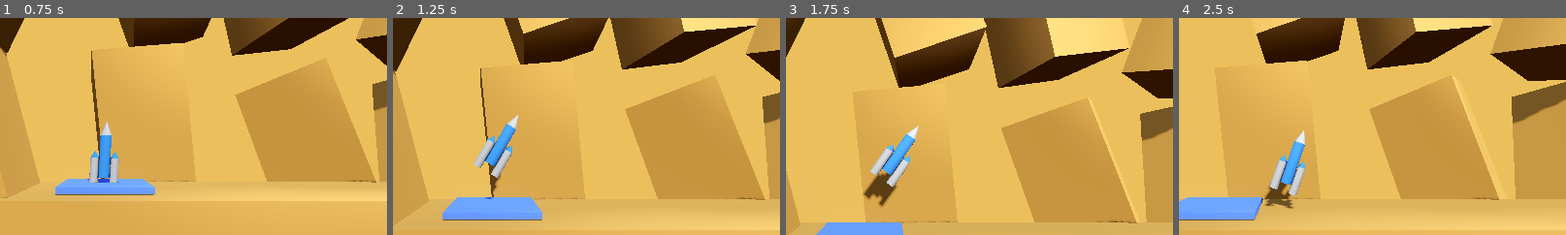
Above: before the commit, frames 1-4 (left to right).
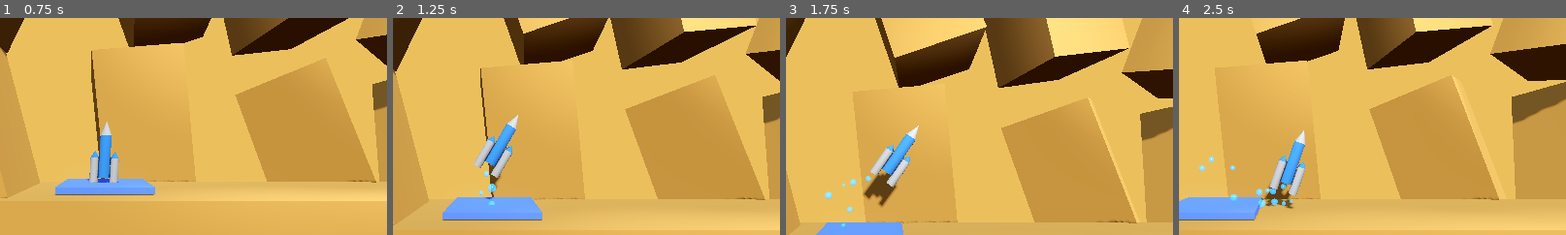
Above: after the commit, the same moments.

Repository: OutwardLightStudio/nexus
Game: Godot game, scene res://levels/level.tscn
The game is run twice, just before and just after one commit, with the same random seed, the same clock (stepped at 60 frames per second) and the same inputs.
Inputs:
- Up to frame 1 (0.75 s): tap Enter at 0.5 s; hold D (rotate_right) from 0.53 s (still down); hold Space (boost) from 0.53 s (still down)
- Up to frame 2 (1.25 s): keep holding D (rotate_right); keep holding Space (boost)
- Up to frame 3 (1.75 s): release D (rotate_right) at 1.28 s; release Space (boost) at 1.28 s; hold A (rotate_left) from 1.28 s (still down); tap Space (boost) at 1.35 s
- Up to frame 4 (2.5 s): release A (rotate_left) at 2.03 s; hold D (rotate_right) from 2.03 s (still down); hold Space (boost) from 2.03 s (still down)
The pictures show only the part of the screen within x 36-86%, y 19-69%; the shares and areas given below are measured in that part.

Frame 1 is identical in both runs. In frame 2, 0.1% of the frame differs, in the area x 22-27%, y 70-87%; in frame 3, 0.2%; in frame 4, 0.4%, in the area x 5-30%, y 63-88%.

Commit message:
Add booster bubbles

Diff:
--- /dev/null
+++ b/particles/bubble_particles.tres
@@ -0,0 +1,9 @@
+[gd_resource type="StandardMaterial3D" format=3 uid="uid://cpqrd0jhqcnfe"]
+
+[resource]
+transparency = 1
+albedo_color = Color(0.14902, 0.45098, 0.843137, 0.65098)
+metallic = 0.3
+roughness = 0.2
+emission_enabled = true
+emission = Color(0.205466, 0.6301, 0.987133, 1)
--- a/player.gd
+++ b/player.gd
@@ -46,13 +46,13 @@
 	#rocket = $RocketAudio
 #}
 #
-#@onready var particles = {
-	#booster = $BoosterParticles,
-	#right_booster = $RightBoosterParticles,
-	#left_booster = $LeftBoosterParticles,
+@onready var particles = {
+	booster = $BoosterBubblesCenter,
+	right_booster = $BoosterBubblesRight,
+	left_booster = $BoosterBubblesLeft,
 	#explosion = $ExplosionParticles,
 	#success = $SuccessParticles
-#}
+}
 
 # Core lifecycle methods
 func _physics_process(delta: float) -> void:
@@ -178,13 +178,11 @@
 		#else:
 			#rocket.audio.rocket.stop()
 		#
-		#rocket.particles.booster.emitting = is_thrusting
-		pass
+		rocket.particles.booster.emitting = is_thrusting
 
 	static func update_rotation_effects(rocket: RigidBody3D, rotation_direction: float) -> void:
-		#rocket.particles.left_booster.emitting = rotation_direction < 0
-		#rocket.particles.right_booster.emitting = rotation_direction > 0
-		pass
+		rocket.particles.left_booster.emitting = rotation_direction < 0
+		rocket.particles.right_booster.emitting = rotation_direction > 0
 
 	static func play_crash_effects(rocket: RigidBody3D) -> void:
 		#rocket.particles.explosion.emitting = true
--- a/player.tscn
+++ b/player.tscn
@@ -1,7 +1,8 @@
-[gd_scene load_steps=10 format=3 uid="uid://brs3why3rugsi"]
+[gd_scene load_steps=13 format=3 uid="uid://brs3why3rugsi"]
 
 [ext_resource type="Script" path="res://player.gd" id="1_scd23"]
 [ext_resource type="Script" path="res://camera_mount.gd" id="3_lul7u"]
+[ext_resource type="Material" uid="uid://cpqrd0jhqcnfe" path="res://particles/bubble_particles.tres" id="4_g7o3v"]
 [ext_resource type="Material" uid="uid://yq2ywrvw8k7y" path="res://materials/ship_blue.tres" id="8_5sakl"]
 
 [sub_resource type="CylinderMesh" id="CylinderMesh_6iyt0"]
@@ -29,6 +30,28 @@
 top_radius = 0.0
 bottom_radius = 0.15
 height = 0.25
+
+[sub_resource type="ParticleProcessMaterial" id="ParticleProcessMaterial_is62b"]
+lifetime_randomness = 0.2
+particle_flag_rotate_y = true
+emission_shape = 1
+emission_sphere_radius = 0.2
+angle_min = 1.07288e-05
+angle_max = 360.0
+direction = Vector3(0, -1, 0)
+spread = 15.0
+initial_velocity_min = 2.0
+initial_velocity_max = 3.0
+gravity = Vector3(0, -0.5, 0)
+scale_min = 0.1
+scale_max = 0.3
+color = Color(0.229069, 0.508497, 0.766997, 1)
+turbulence_enabled = true
+turbulence_noise_strength = 0.2
+turbulence_noise_scale = 2.0
+
+[sub_resource type="SphereMesh" id="SphereMesh_kkyn6"]
+material = ExtResource("4_g7o3v")
 
 [node name="Player" type="RigidBody3D"]
 axis_lock_linear_z = true
@@ -88,4 +111,19 @@
 [node name="Camera3D" type="Camera3D" parent="CameraMount/SpringArm3D"]
 transform = Transform3D(1, 0, 0, 0, 0.996195, 0.0871557, 0, -0.0871557, 0.996195, 0, 7.53, 12.73)
 
+[node name="BoosterBubblesCenter" type="GPUParticles3D" parent="."]
+transform = Transform3D(1, 0, 0, 0, 1, 0, 0, 0, 1, 0, -1.08897, 0)
+process_material = SubResource("ParticleProcessMaterial_is62b")
+draw_pass_1 = SubResource("SphereMesh_kkyn6")
+
+[node name="BoosterBubblesRight" type="GPUParticles3D" parent="."]
+transform = Transform3D(1, 0, 0, 0, 1, 0, 0, 0, 1, 0.39967, -1.3866, 0)
+process_material = SubResource("ParticleProcessMaterial_is62b")
+draw_pass_1 = SubResource("SphereMesh_kkyn6")
+
+[node name="BoosterBubblesLeft" type="GPUParticles3D" parent="."]
+transform = Transform3D(1, 0, 0, 0, 1, 0, 0, 0, 1, -0.356287, -1.38724, 0)
+process_material = SubResource("ParticleProcessMaterial_is62b")
+draw_pass_1 = SubResource("SphereMesh_kkyn6")
+
 [connection signal="body_entered" from="." to="." method="_on_body_entered"]
